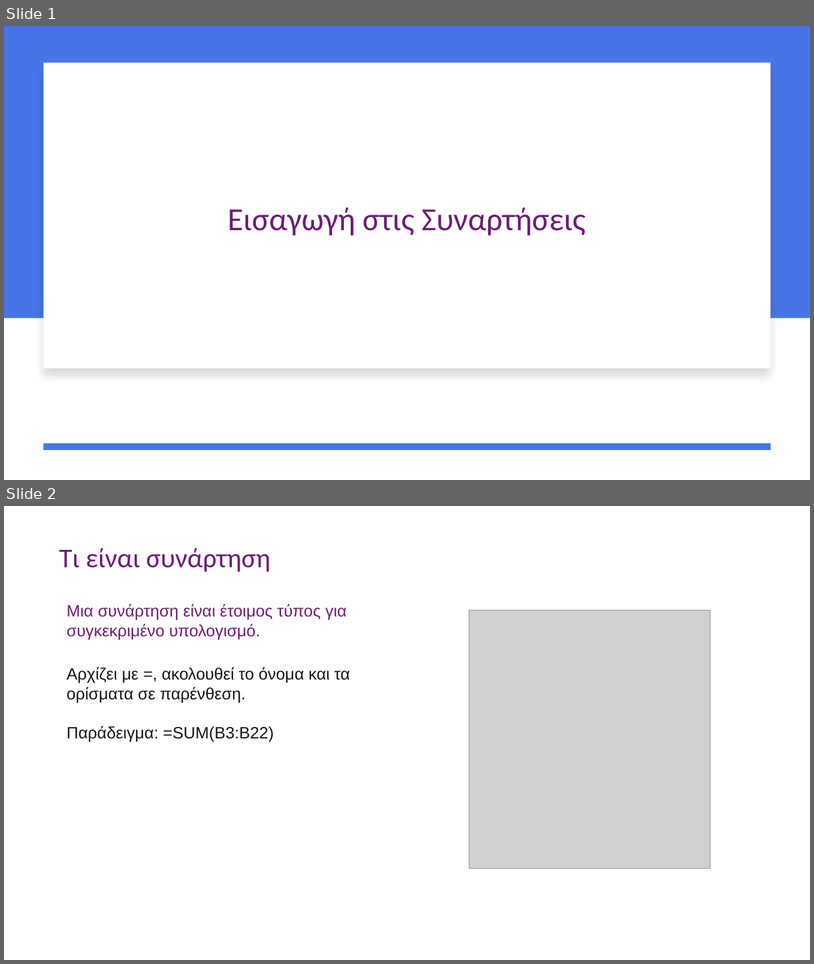
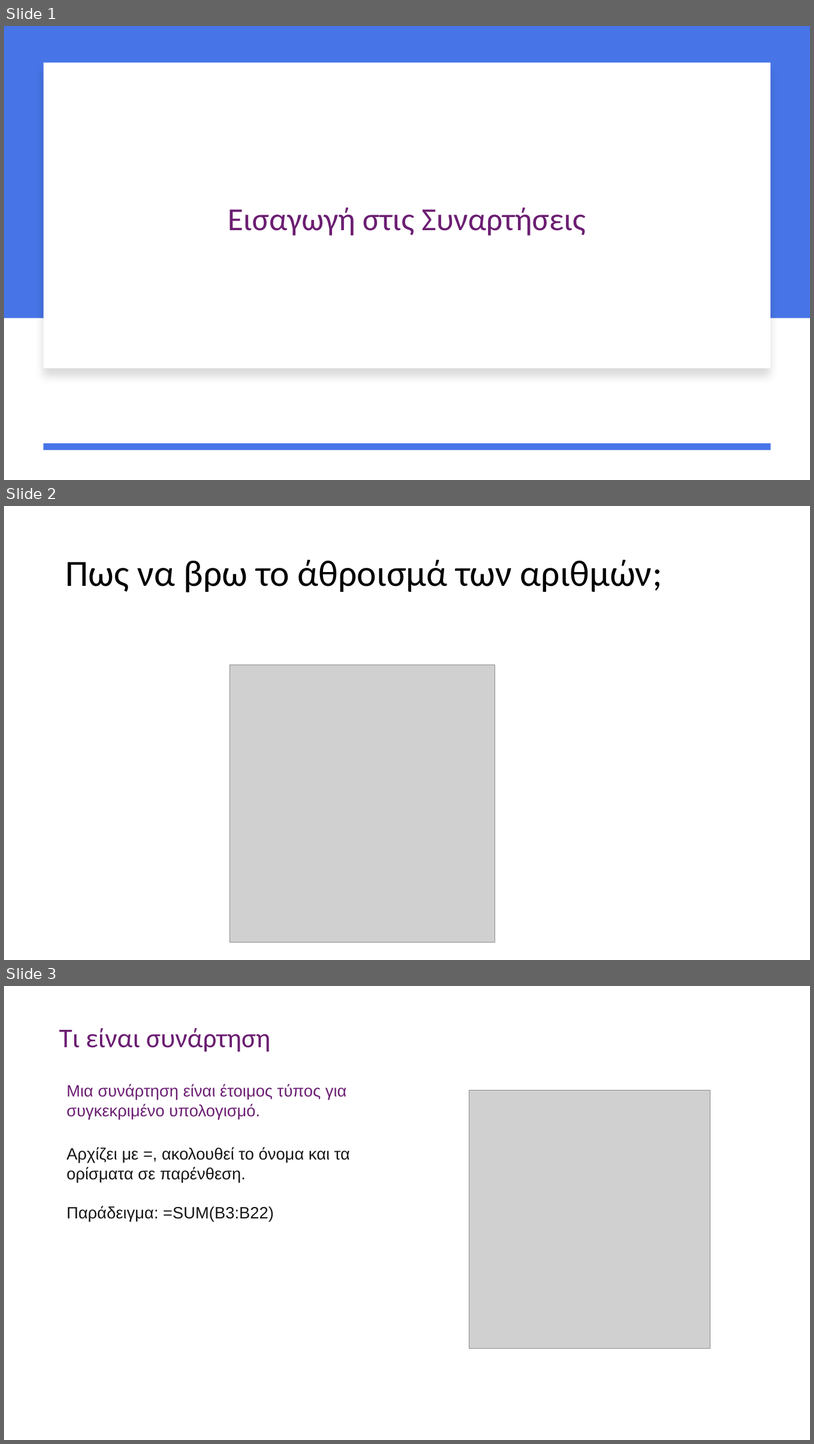
Before and after one commit to aristos32/education, a slide deck: schools-presentations/B Gymnasiou/B41M9 - Εισαγωγή στις Συναρτήσεις.pptx. Shown one above the other, each under a label of ours: slides 1 and 2 before the commit, slides 1, 2 and 3 after it. The pictures are 814x964 and 814x1444 pixels, drawn with LibreOffice and Linux fonts; fonts in the diff are those of the drawing; grey boxes stand for pictures. Boxes give left, top, right and bottom in pixels: in the first picture for what was removed or moved away, otherwise in the second. Text is boxed around its words. In the diff, an @@ line names an element or a change of style, - is before the commit and + after.

```diff
--- a/schools-presentations/B Gymnasiou/B41M9 - Εισαγωγή στις Συναρτήσεις.pptx
+++ b/schools-presentations/B Gymnasiou/B41M9 - Εισαγωγή στις Συναρτήσεις.pptx
@@ slide 2 added at [4, 506, 810, 960], background #FFFFFF @@
@@ title added at [65, 559, 663, 592], 44 pt, text #000000 @@
+Πως να βρω το άθροισμά των αριθμών;
@@ picture added at [230, 665, 495, 942] @@
@@ what was slide 2 is now slide 3 @@
```
Also in this commit, not shown: 10 other files.
